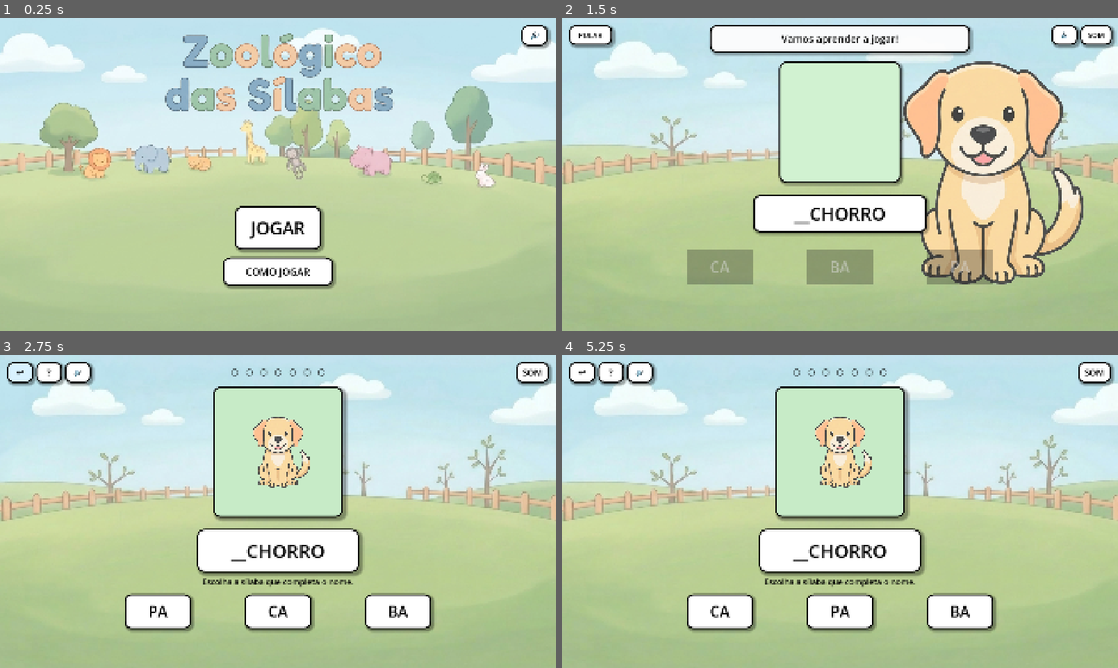
Above: before the commit, frames 1-4 (two rows, left to right).
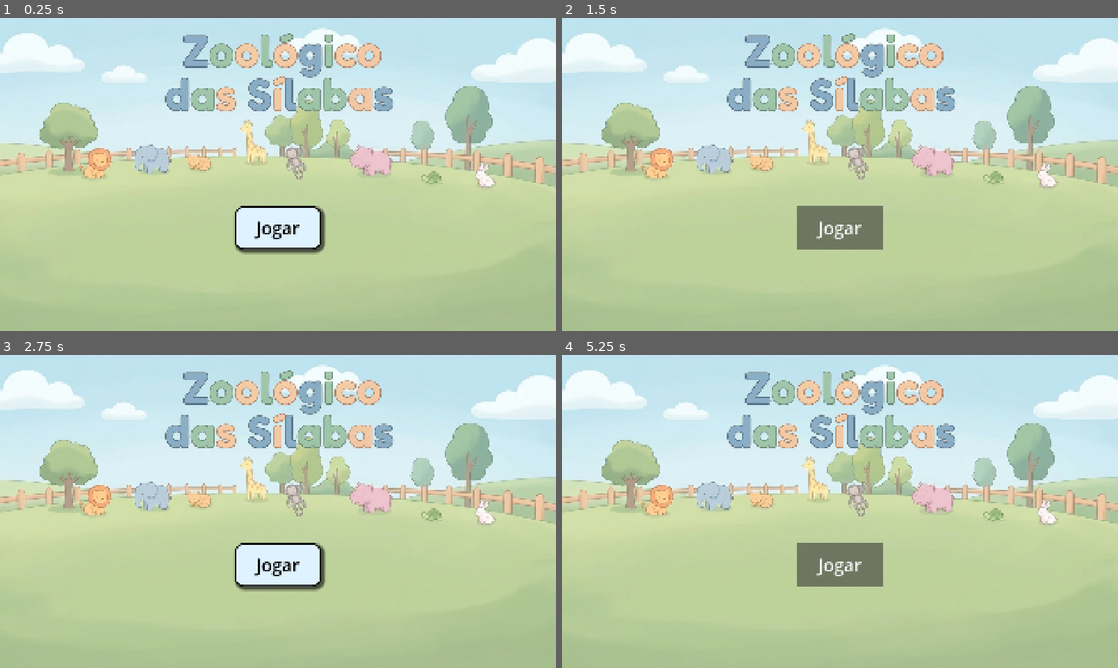
Above: after the commit, the same moments.

Repository: AugustoSalvego/Zoo_Game
Game: Godot game, scene res://scenes/Menu.tscn
Two runs of this game, one before a commit and one after it. Both use one fixed random seed, a clock stepped at 60 frames per second and the inputs below.
Inputs (mouse positions are in pixels of both pictures, inside the frame that each line leads up to):
- Up to frame 1 (0.25 s): no input
- Up to frame 2 (1.5 s): click "JOGAR" (after the commit: "Jogar") at 0.5 s; click (840, 227) at 1.25 s, where only the run after the commit has a clickable "Jogar"
- Up to frame 3 (2.75 s): click (27, 370) at 2 s, where only the run before the commit has a clickable "PULAR"
- Up to frame 4 (5.25 s): click (639, 373) at 2.75 s, where only the run before the commit has a clickable "🔊"; click (717, 611) at 3.5 s, where only the run before the commit has a clickable "PA"; click (584, 373) at 4.25 s, where only the run before the commit has a clickable "↩"; click "JOGAR" (after the commit: "Jogar") at 5 s

The runs differ from the first frame. In frame 1, 4.7% of the frame differs, in the area x 40-100%, y 2-87%; in frame 2, 46%, in the area x 0-100%, y 2-86%; in frame 3, 34%; in frame 4, 34%.
Error after the commit: Parse Error: Cannot infer the type of "candidate" variable because the value doesn't have a set type. (res://scripts/accessibility_audio.gd:119)

Commit message:
refactor: make audio optional and persistent

Diff:
--- a/scripts/accessibility_audio.gd
+++ b/scripts/accessibility_audio.gd
@@ -7,41 +7,77 @@
 var music_player := AudioStreamPlayer.new()
 var sfx_player := AudioStreamPlayer.new()
 
+var _last_non_zero_volume := 0.85
+
 func _ready() -> void:
 	add_child(voice_player)
 	add_child(music_player)
 	add_child(sfx_player)
 	set_master_volume(load_saved_volume())
+	_apply_saved_mute_state()
 
 func set_master_volume(value: float) -> void:
-	var safe_value: float = clampf(value, 0.0, 1.0)
-	AudioServer.set_bus_mute(0, safe_value <= 0.001)
+	var safe_value := clampf(value, 0.0, 1.0)
 	if safe_value > 0.001:
-		AudioServer.set_bus_volume_db(0, linear_to_db(safe_value))
+		_last_non_zero_volume = safe_value
+	AudioServer.set_bus_volume_db(0, linear_to_db(maxf(safe_value, 0.001)))
+	AudioServer.set_bus_mute(0, safe_value <= 0.001 or is_muted())
 
 func save_master_volume(value: float) -> void:
-	var config := ConfigFile.new()
-	config.load(SETTINGS_PATH)
-	config.set_value("audio", "master_volume", clampf(value, 0.0, 1.0))
+	var safe_value := clampf(value, 0.0, 1.0)
+	var config := _load_config()
+	config.set_value("audio", "master_volume", safe_value)
 	config.save(SETTINGS_PATH)
-	set_master_volume(value)
+	set_master_volume(safe_value)
 
 func load_saved_volume() -> float:
 	var config := ConfigFile.new()
 	if config.load(SETTINGS_PATH) != OK:
-		return 0.8
-	return float(config.get_value("audio", "master_volume", 0.8))
+		return 0.85
+	return float(config.get_value("audio", "master_volume", 0.85))
 
+func set_muted(muted: bool) -> void:
+	var config := _load_config()
+	config.set_value("audio", "muted", muted)
+	config.save(SETTINGS_PATH)
+	AudioServer.set_bus_mute(0, muted or load_saved_volume() <= 0.001)
+
+func toggle_muted() -> bool:
+	set_muted(not is_muted())
+	return is_muted()
+
+func is_muted() -> bool:
+	var config := ConfigFile.new()
+	if config.load(SETTINGS_PATH) != OK:
+		return false
+	return bool(config.get_value("audio", "muted", false))
+
+func play_syllable(syllable: String) -> bool:
+	if is_muted():
+		return false
+	var normalized := syllable.strip_edges().to_lower()
+	var path := _find_audio_file("res://audio/syllables/" + normalized)
+	if path.is_empty():
+		path = _find_audio_file("res://audio/voice/syllable_" + normalized)
+	return _play_on(sfx_player, path)
+
+func play_word(word: String) -> bool:
+	if is_muted():
+		return false
+	var normalized := word.strip_edges().to_lower()
+	var path := _find_audio_file("res://audio/words/" + normalized)
+	if path.is_empty():
+		path = _find_audio_file("res://audio/voice/animal_" + normalized)
+	return _play_on(voice_player, path)
+
+# Compatibility with the previous project API. Missing narration is intentionally
+# non-fatal: the rebuilt UI always communicates instructions visually as well.
 func play_voice(key: String) -> bool:
-	var path := _find_audio_file("res://audio/voice/" + key)
-	if path.is_empty():
+	if is_muted():
 		return false
-	voice_player.stop()
-	voice_player.stream = load(path)
-	voice_player.play()
-	return true
+	return _play_on(voice_player, _find_audio_file("res://audio/voice/" + key))
 
-func speak_and_wait(key: String, fallback_seconds: float = 1.2) -> void:
+func speak_and_wait(key: String, fallback_seconds: float = 0.5) -> void:
 	if play_voice(key):
 		await voice_player.finished
 	else:
@@ -51,11 +87,14 @@
 	voice_player.stop()
 
 func play_music(key: String) -> bool:
+	if is_muted():
+		return false
 	var path := _find_audio_file("res://audio/music/" + key)
 	if path.is_empty():
 		return false
-	if music_player.playing:
+	if music_player.playing and music_player.stream == load(path):
 		return true
+	music_player.stop()
 	music_player.stream = load(path)
 	music_player.volume_db = -16.0
 	music_player.play()
@@ -64,9 +103,28 @@
 func stop_music() -> void:
 	music_player.stop()
 
+func _play_on(player: AudioStreamPlayer, path: String) -> bool:
+	if path.is_empty():
+		return false
+	var stream = load(path)
+	if stream == null:
+		return false
+	player.stop()
+	player.stream = stream
+	player.play()
+	return true
+
 func _find_audio_file(base_path: String) -> String:
 	for extension in [".ogg", ".wav", ".mp3"]:
-		var candidate: String = base_path + str(extension)
+		var candidate := base_path + extension
 		if FileAccess.file_exists(candidate):
 			return candidate
 	return ""
+
+func _load_config() -> ConfigFile:
+	var config := ConfigFile.new()
+	config.load(SETTINGS_PATH)
+	return config
+
+func _apply_saved_mute_state() -> void:
+	AudioServer.set_bus_mute(0, is_muted() or load_saved_volume() <= 0.001)
